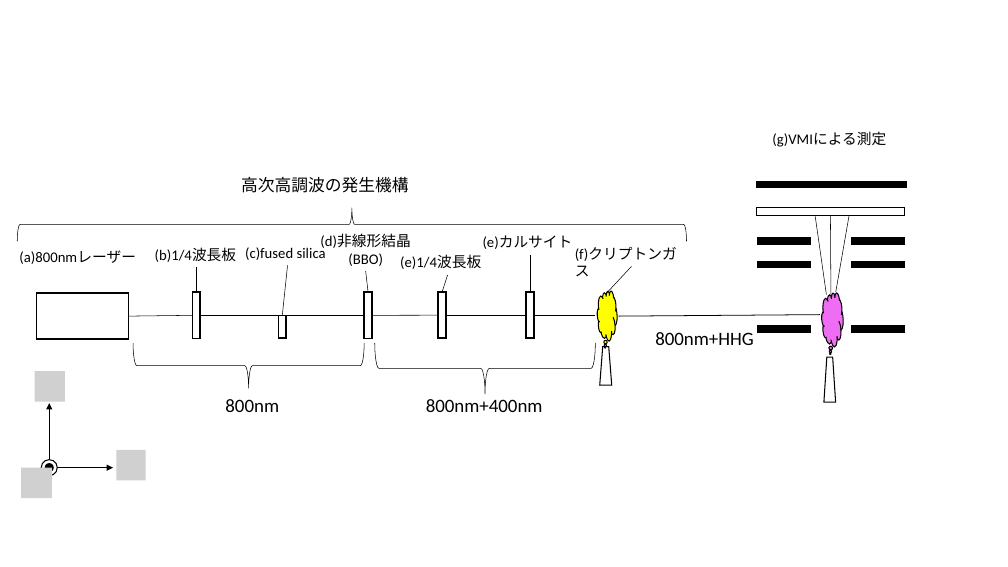
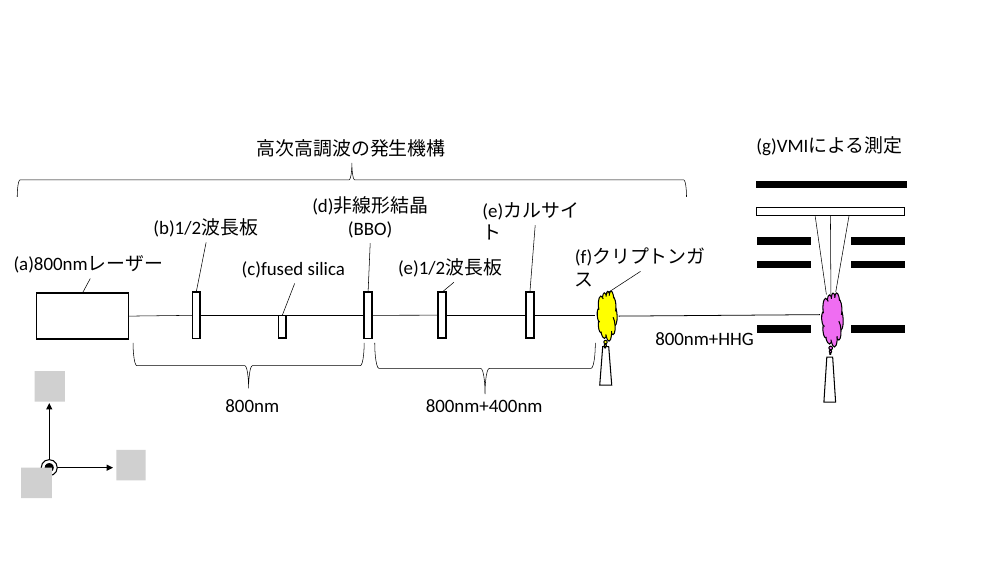
Before and after one commit to Appelingo/Data_Analyze, a slide deck: slide 6 of 図/図.pptx. Drawn at 1008x567 pixels with LibreOffice and Linux fonts; fonts in the diff are those of the drawing; grey boxes stand for pictures. Boxes give left, top, right and bottom in pixels: in the first picture for what was removed or moved away, otherwise in the second. Text is boxed around its words. In the diff, an @@ line names an element or a change of style, - is before the commit and + after.

```diff
--- a/図/図.pptx
+++ b/図/図.pptx
@@ text "高次高調波の発生機構": place and size @@
-text "高次高調波の発生機構" at [241, 177, 408, 193]
+text "高次高調波の発生機構" at [257, 139, 446, 157]
@@ text "高次高調波の発生機構" at [257, 139, 446, 157]: size 16 to 18 pt @@
@@ text "(g)VMIによる測定": place and size @@
-text "(g)VMIによる測定" at [772, 132, 886, 147]
+text "(g)VMIによる測定" at [756, 137, 902, 156]
@@ left brace: place and size @@
-left brace at [17, 207, 687, 241]
+left brace at [17, 163, 687, 197]
@@ size 14 to 18 pt in 6 elements at [575, 248, 706, 287], [14, 255, 164, 273], [756, 137, 902, 156], [242, 261, 345, 278], [482, 202, 578, 240], [312, 196, 428, 238] @@
@@ text "(d)非線形結晶": place and size @@
-text "(d)非線形結晶" at [320, 233, 410, 266]
+text "(d)非線形結晶" at [312, 196, 428, 238]
@@ text "(e)カルサイト": place and size @@
-text "(e)カルサイト" at [483, 235, 573, 249]
+text "(e)カルサイト" at [482, 202, 578, 240]
@@ text at [153, 218, 258, 237]: text changed; size 14 to 18 pt @@
-(b)1/4波長板
+(b)1/2波長板
@@ line moved from (530, 255) - (530, 292) to (535, 225) - (530, 292) @@
@@ line moved from (197, 268) - (197, 293) to (206, 243) - (197, 293) @@
@@ text "(c)fused silica": place and size @@
-text "(c)fused silica" at [245, 245, 326, 260]
+text "(c)fused silica" at [242, 261, 345, 278]
@@ line moved from (366, 271) - (368, 293) to (371, 243) - (368, 293) @@
@@ text at [398, 258, 502, 277]: text changed; size 14 to 18 pt @@
-(e)1/4波長板
+(e)1/2波長板
@@ line added from (90, 279) to (82, 293), #000000 0.5 pt @@
@@ line moved from (287, 265) - (282, 315) to (295, 284) - (282, 315) @@
@@ line moved from (448, 275) - (442, 292) to (454, 282) - (442, 292) @@
@@ line moved from (631, 266) - (606, 294) to (640, 271) - (606, 294) @@
```
Also in this commit, not shown: 1 slide added, 7 other files.
